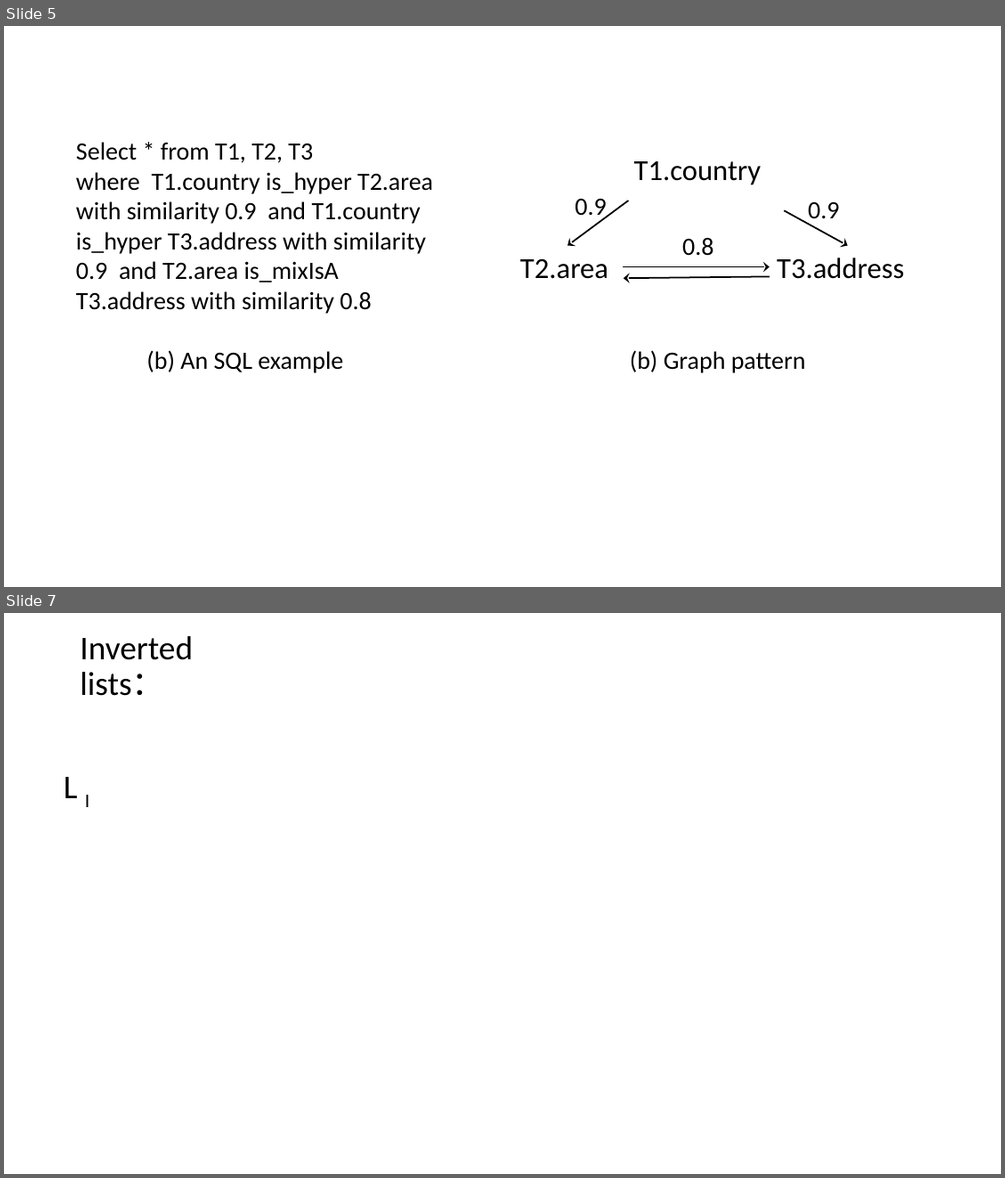
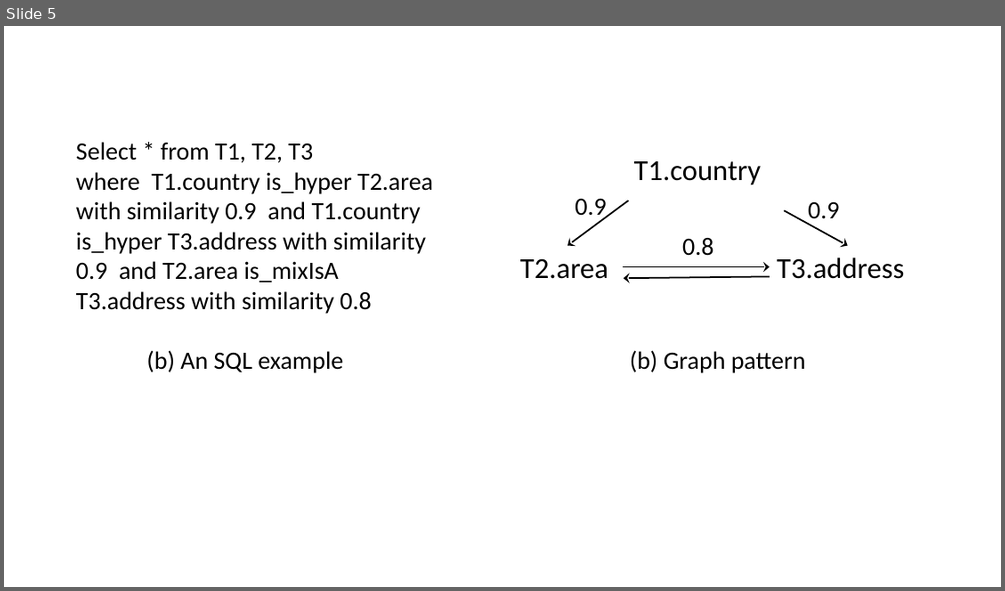
Before and after one commit to jiahenglu/taxonomy, a slide deck: figures/taxonomy.pptx. Shown one above the other, each under a label of ours: slides 5 and 7 before the commit, slide 5 after it; the slides between them are not shown. The pictures are 1005x1178 and 1005x591 pixels, drawn with LibreOffice and Linux fonts; fonts in the diff are those of the drawing. Boxes give left, top, right and bottom in pixels: in the first picture for what was removed or moved away, otherwise in the second. Text is boxed around its words. In the diff, an @@ line names an element or a change of style, - is before the commit and + after.

```diff
--- a/figures/taxonomy.pptx
+++ b/figures/taxonomy.pptx
@@ slide 7 removed at [4,613,1001,1174], background #FFFFFF @@
@@ title removed at [80,636,193,696] @@
-Inverted lists：
@@ text removed at [64,777,89,807] @@
-L I
```
Also in this commit, not shown: 2 slides changed, 2 slides added, 12 other files.
